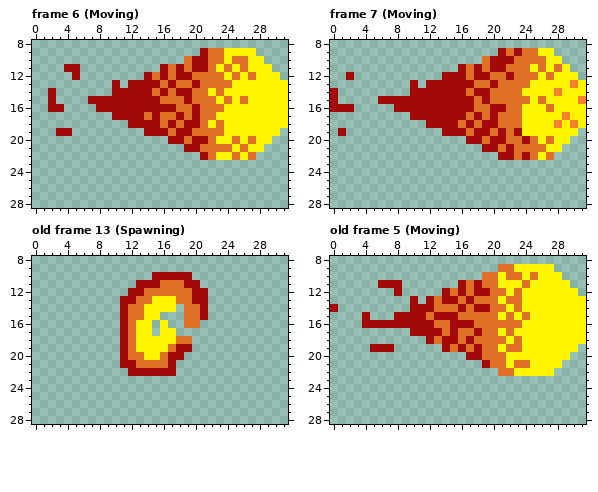
Pixel-art file: Assets/Spells/Fireball.aseprite. Above: the version before the commit.
32x32 pixels, 38 frames. Shown: frame 6 (Moving): x 0..31, y 8..28; frame 7 (Moving): x 0..31, y 8..28; old frame 13 (Spawning): x 0..31, y 8..28; old frame 5 (Moving): x 0..31, y 8..28. The commit also changed other frames, which this record leaves out.
New version:
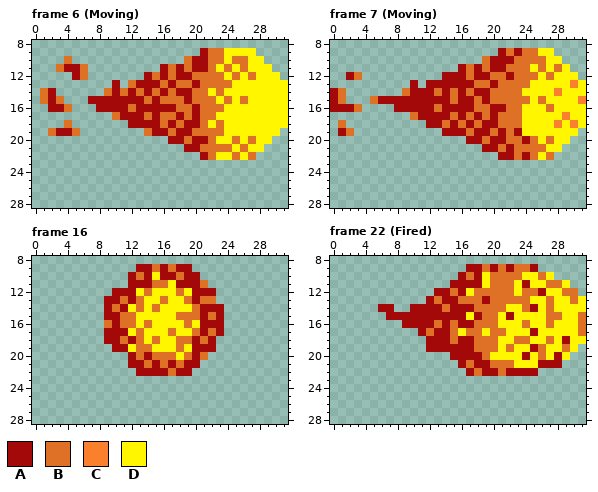
Palette (. is transparent): A #a40909  B #df7126  C #fa802d  D #fff600
A new or re-ordered frame is compared with the old frame closest to it.
What changed:
frames re-ordered
Changed rows in their new state; - is an unchanged pixel.
Frame 6 (Moving), layer "Layer 1":
first column x 1:
10 ---B----------
11 --B--B--------
12 -----B--------
13 -----------B--
14 B-------B-B-B-
15 B-B----------B
16 ---B-------B--
17 ---------B----
18 ---B----------
19 -B--B--------B
Frame 7 (Moving), layer "Layer 1":
first column x 1:
12 --B------------
14 B-------B---B-B
15 B---B---------B
16 --B---------B--
17 ---------B----B
18 B------------B-
19 -B-------------
Frame 16 against old frame 13 (Spawning), layer "Layer 1":
first column x 9:
 9 ----AABABAA----
10 ---ABAD--B-A---
11 ---A--B-DA--B--
12 -AA-D-DDD-D--A-
13 AAB--D-B-D--BB-
14 AB-D--B--DD--AA
15 AAB-D--DDB---BA
16 BAB--BD-DD-DAAA
17 AA-DB-D-BDDBABA
18 AABAB-B----ABA-
19 -A-DBB--DBDAAA-
20 --.A-AB-BDBAB--
21 --.-A-A--BAA---
22 ---.----BAA----
Frame 22 (Fired) against old frame 5 (Moving), layer "Layer 1":
first column x 0:
 9 -----------------AABA-ABBA..----
10 ----------------ABAD-B---DB-.---
11 ------...------A-A-D-BB-A--BB---
12 --------.----A---DBB--BDBBA--BB-
13 ----------.------B-A-B--B--B--B-
14 .-----AA-----A-A-ABB---DBA-B----
15 ----.--A----A---ADA---A-D--BB--B
16 ----.....-----AB-----DDDB--B---B
17 ----------.-B-ABD-BD-BD--A-----B
18 -------------A-BA----D--B--B-A--
19 -----...----AA-A-AB----D-AB--B--
20 ---------------AA---DD--A-B-A---
21 ----------------ABA---BDD-AAA---
22 -----------------ABAA-AAAA..----
Changed places in both pictures, as pixel boxes (x1, y1, x2, y2):
changed: (40, 56, 152, 136)
added: (338, 72, 378, 136)
changed: (402, 88, 458, 128)
changed: (104, 264, 224, 376)
changed: (330, 264, 586, 376)
